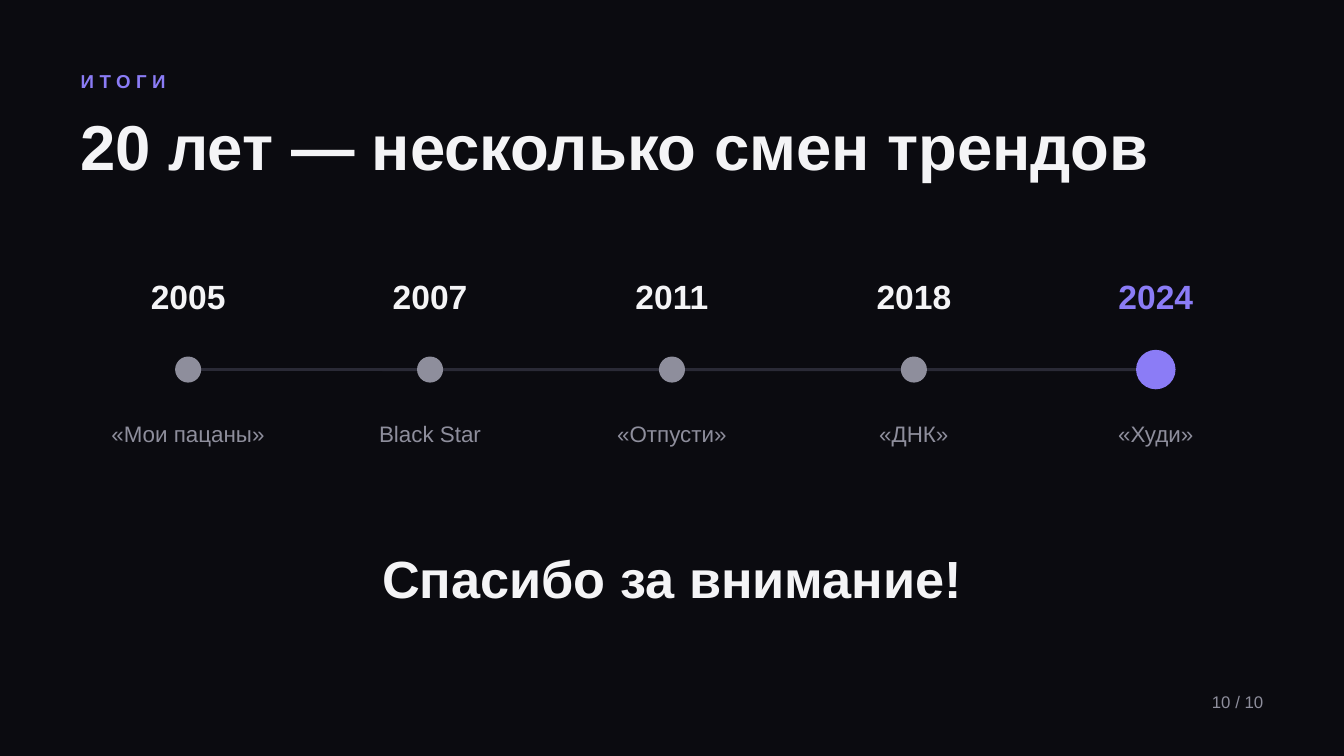
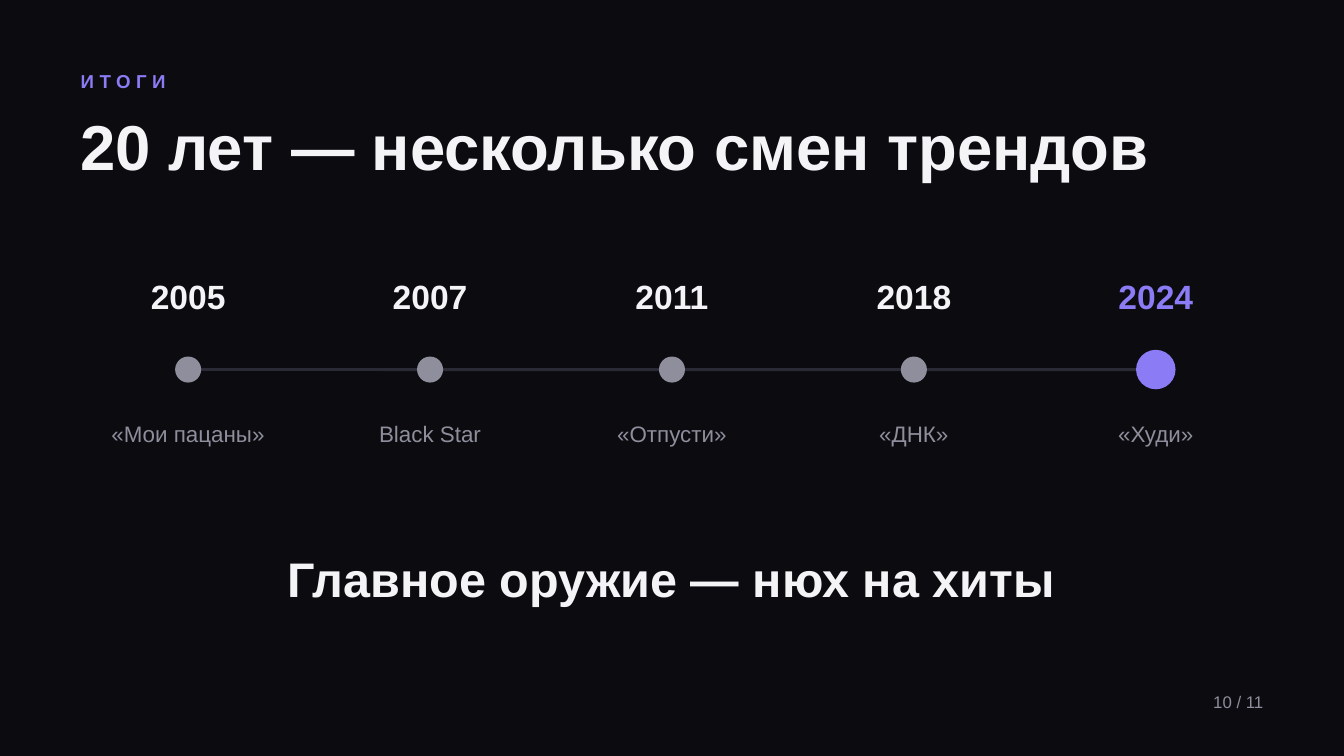
Before and after one commit to KRIEZIEYR/aaaaaaaaaaaaaaaaaa, a slide deck: slide 10 of Dzhigan_v2.pptx. Drawn at 1344x756 pixels with LibreOffice and Linux fonts; fonts in the diff are those of the drawing. Boxes give left, top, right and bottom in pixels: in the first picture for what was removed or moved away, otherwise in the second. Text is boxed around its words. In the diff, an @@ line names an element or a change of style, - is before the commit and + after.

```diff
--- a/Dzhigan_v2.pptx
+++ b/Dzhigan_v2.pptx
@@ text at (288,563,1055,606): text changed; size 28 to 26 pt @@
-Спасибо за внимание!
+Главное оружие — нюх на хиты
@@ text at (1213,696,1263,708): text changed @@
-10 / 10
+10 / 11
```
Also in this commit, not shown: 7 other slides changed, 2 slides added, 1 slide removed.
